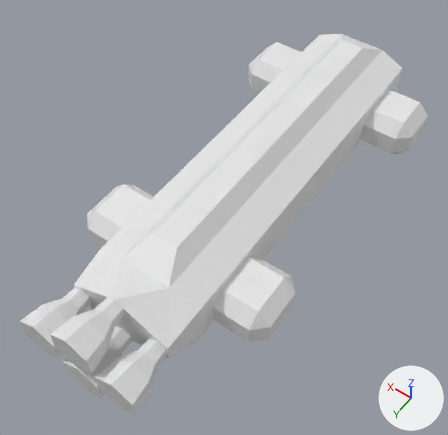
An edit to the Blender file ships/space-1999-eagle/eagle.blend, drawn before and after from the same camera.
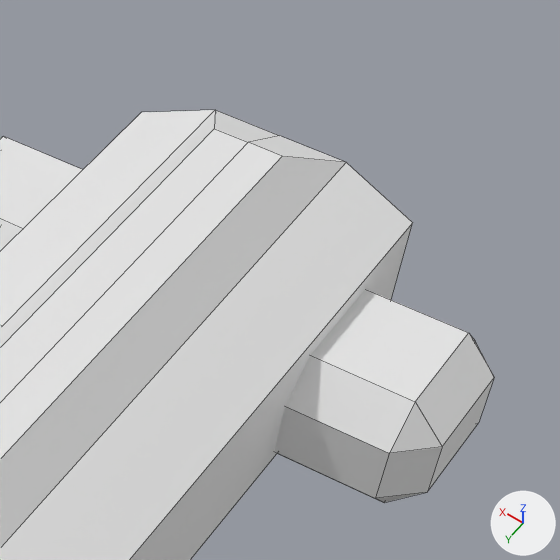
Each version appears first whole from a 50 mm lens placed at (-3.65, 6.25, 7.76), pointed at (0.17, 0.9, -0.63), and next in a close-up on the part from 62% to 100% of the width and 0% to 40% of the height. Arrows for +X, +Y and +Z are at lower right; the lights stay in place. The close-ups show mesh edges as thin lines. The same objects are shown in both versions, whatever each file hides.

Names of what the first close-up shows: 'Cube.004', 'ManeuveringPod.RL.002'.
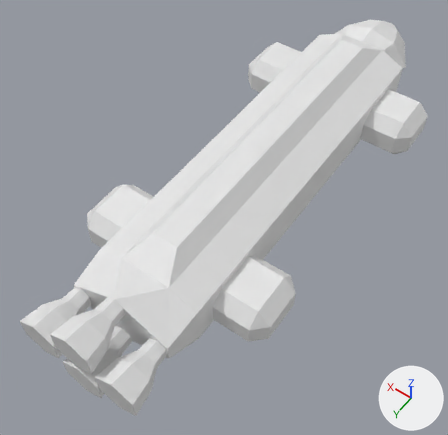
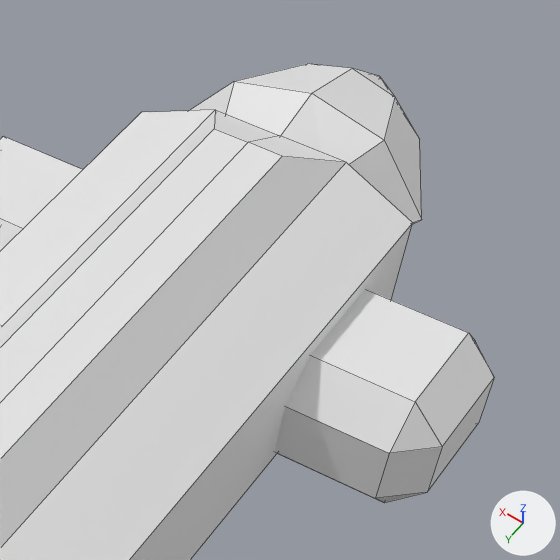
Location of each change, (x1, y1, x2, y2) in pixels of the close-ups (560 x 560 px):
'capsule.lod1', added: after (189, 64, 422, 224)

What changed in the scene script:
```text
Add me_capsule_lod1:
    me_capsule_lod1.from_pydata([(0.5, -0.08, 0.42), (0.85, -0.08, 0.0), (0.0, -1.25, 0.0), (0.0, -0.08, 0.54), (0.5, -0.79, 0.0), (0.0, -0.69, 0.37), (0.3, -0.72, 0.27), (0.35, 0.34, 0.33), (0.0, 0.34, 0.44), (0.64, 0.34, 0.0)], [], [(6, 2, 4), (0, 6, 4, 1), (5, 2, 6), (6, 0, 3, 5), (0, 1, 9, 7), (3, 0, 7, 8)])
Add ob_capsule_lod1:
    ob_capsule_lod1 = bpy.data.objects.new('capsule.lod1', me_capsule_lod1)
    ob_capsule_lod1.parent = ob_lod1
    ob_capsule_lod1.location = (0.0, -3.695, 0.0)
    _m = ob_capsule_lod1.modifiers.new('Mirror', 'MIRROR')
    _m.use_axis = (True, False, True)
```
